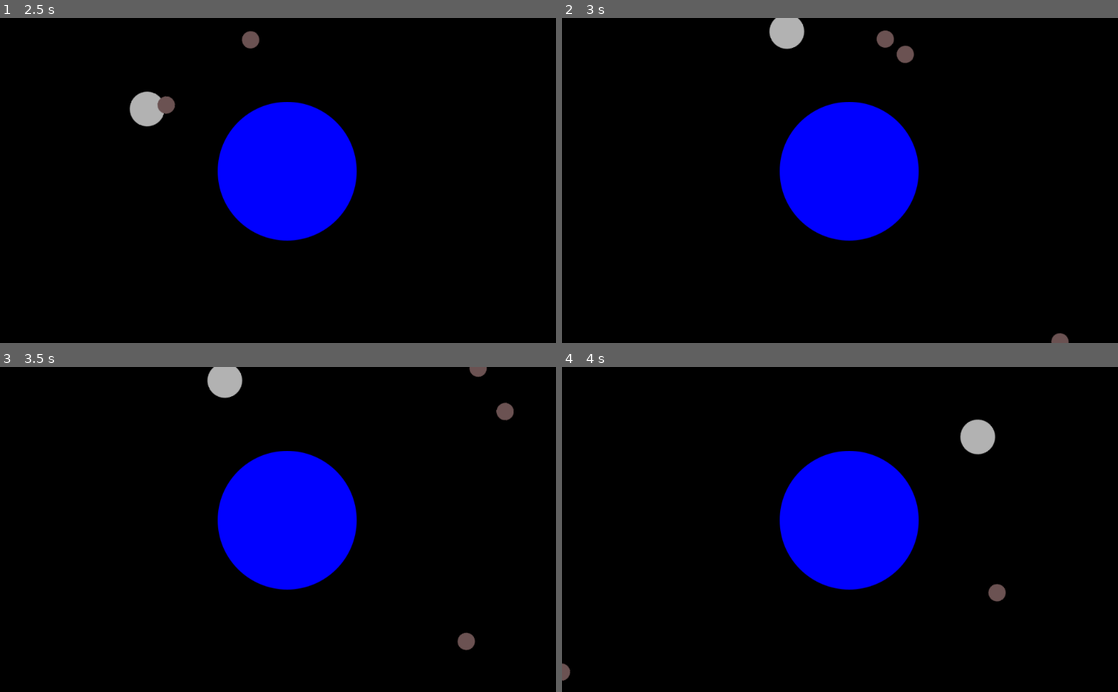
Above: before the commit, frames 1-4 (two rows, left to right).
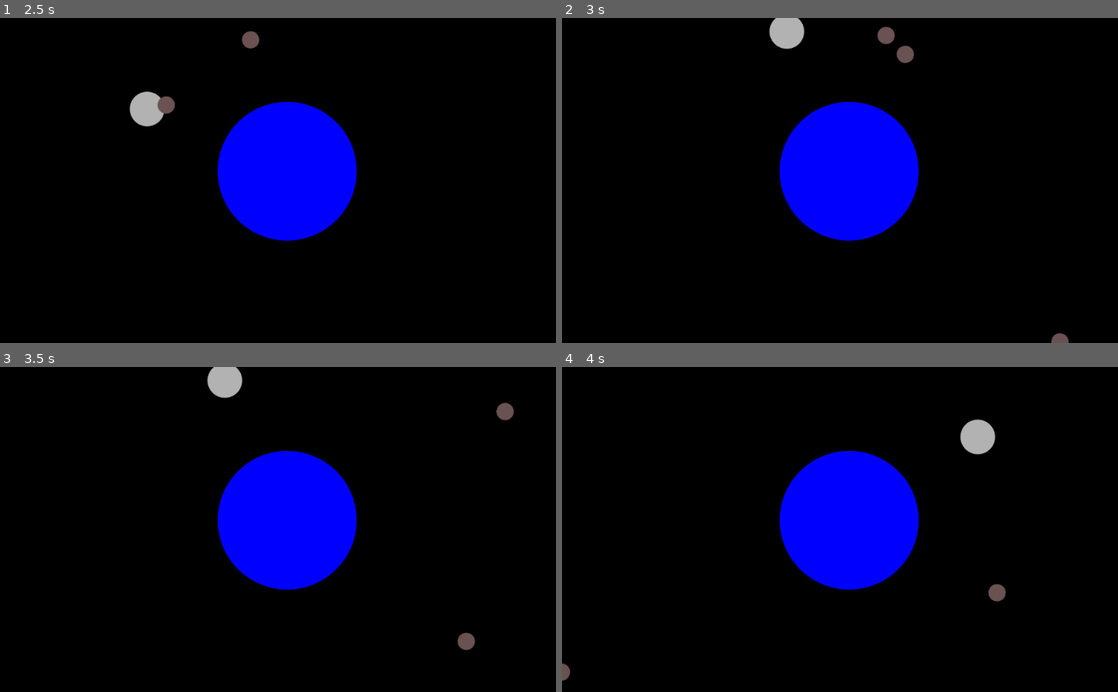
Above: after the commit, the same moments.

Repository: kreivi/Kuumela
Game: Godot game, scene res://main/main.tscn
The game is run twice, just before and just after one commit, with the same random seed, the same clock (stepped at 60 frames per second) and the same inputs.
Inputs:
- Up to frame 1 (2.5 s): tap Enter at 0.5 s; hold D (clockwise) 0.53-1.28 s; tap A (counter_clockwise) at 1.35 s; hold D (clockwise) from 2.03 s (still down)
- Up to frame 2 (3 s): release D (clockwise) at 2.78 s; tap A (counter_clockwise) at 2.85 s
- Up to frame 3 (3.5 s): no input
- Up to frame 4 (4 s): hold D (clockwise) from 3.53 s (still down)

Frame 1 is identical in both runs. In frame 2, less than 0.1% of the frame differs, in the area x 56-60%, y 2-10%; in frame 3, less than 0.1%; in frame 4, nothing differs.

Commit message:
Placeholder functions for things to come

Diff:
--- /dev/null
+++ b/main/main.gd
@@ -0,0 +1,7 @@
+extends Node
+
+func new_game():
+	pass
+
+func game_over():
+	pass
--- a/main/main.tscn
+++ b/main/main.tscn
@@ -1,9 +1,11 @@
-[gd_scene load_steps=3 format=2]
+[gd_scene load_steps=4 format=2]
 
 [ext_resource path="res://gui/gui.tscn" type="PackedScene" id=1]
 [ext_resource path="res://world/world.tscn" type="PackedScene" id=2]
+[ext_resource path="res://main/main.gd" type="Script" id=3]
 
 [node name="Main" type="Node"]
+script = ExtResource( 3 )
 
 [node name="World" parent="." instance=ExtResource( 2 )]
 
